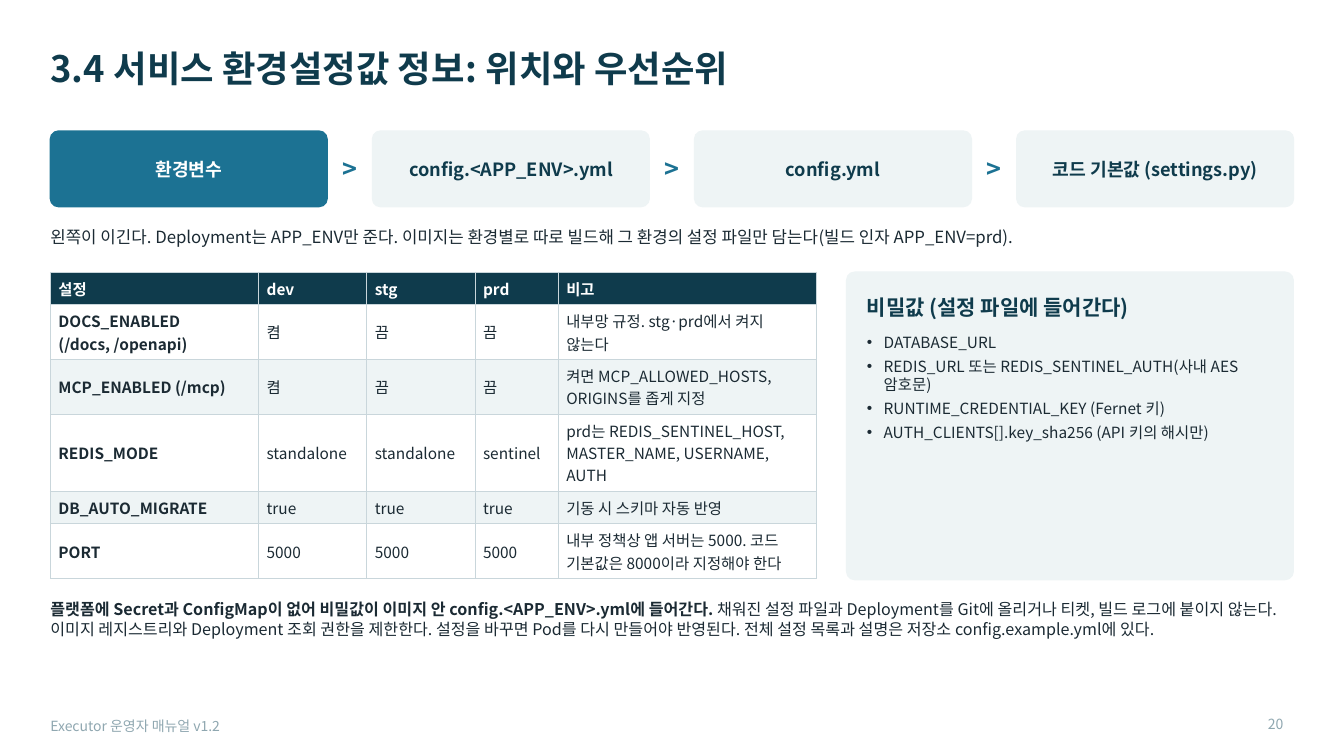
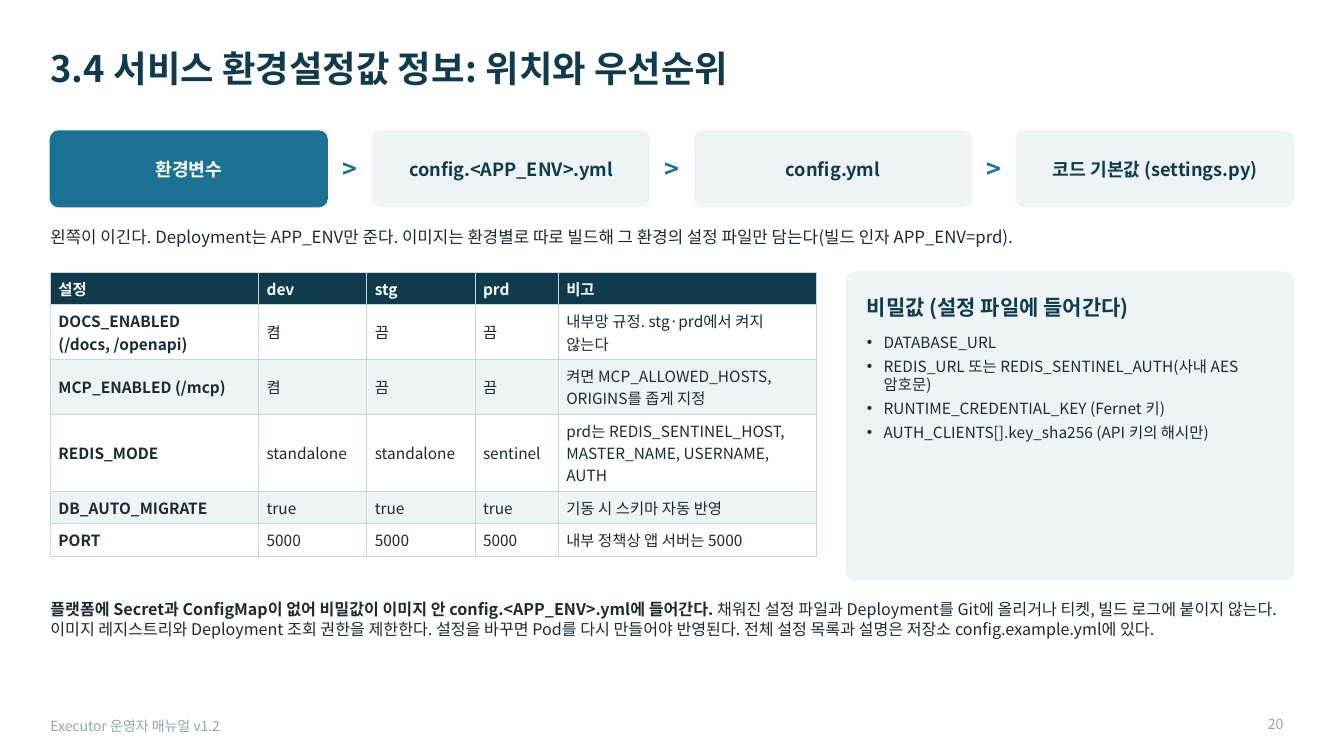
Before and after one commit to KimHwaJin/executor, a slide deck: slide 20 of docs/deliverables/08-운영자-매뉴얼.pptx. Drawn at 1344x756 pixels with LibreOffice and Linux fonts; fonts in the diff are those of the drawing. Boxes give left, top, right and bottom in pixels: in the first picture for what was removed or moved away, otherwise in the second. Text is boxed around its words. In the diff, an @@ line names an element or a change of style, - is before the commit and + after.

```diff
--- a/docs/deliverables/08-운영자-매뉴얼.pptx
+++ b/docs/deliverables/08-운영자-매뉴얼.pptx
@@ table at (50, 272, 817, 552) @@
-row 6, column 5: 내부 정책상 앱 서버는 5000. 코드 기본값은 8000이라 지정해야 한다
+row 6, column 5: 내부 정책상 앱 서버는 5000
```
Also in this commit, not shown: 2 other slides changed.
